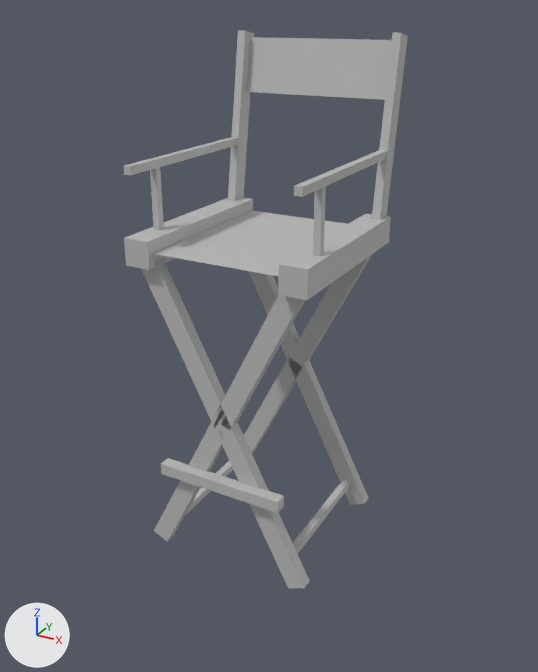
Before and after pictures for a commit that changed the FBX model Art/Export/SM/SM_DirectorChair.fbx.
Camera for both pictures: a 50 mm camera at (1.55, -2.8, 1.91) aimed at (0.0, 0.03, 0.5). Arrows for +X, +Y and +Z are at lower left; the lights stay in place. Where no turn or scale is listed for an object, it has been applied to the vertices.

Objects in the first picture: 'SM_DirectorChair'.
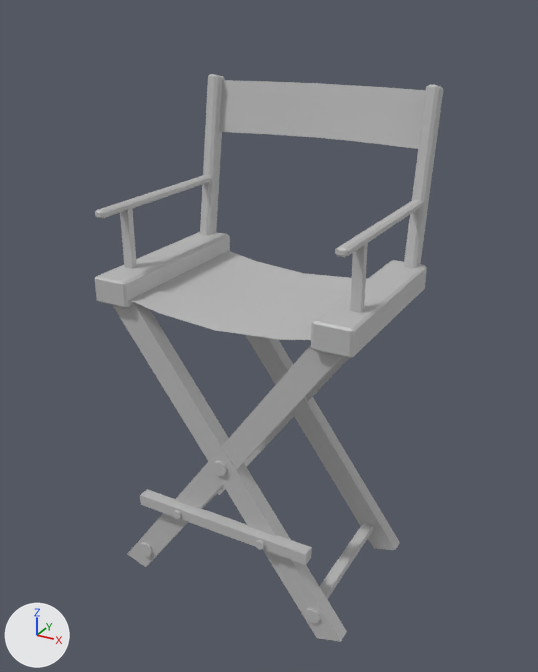
Patch to the scene script:
```diff
--- a/Art/Export/SM/SM_DirectorChair.fbx.py
+++ b/Art/Export/SM/SM_DirectorChair.fbx.py
@@ me_mesh @@
 # used by ob_sm_directorchair; location = (0.0, 0.034, 0.65)
-me_mesh.from_pydata(...)  # 128 vertices, 92 faces; spans x -0.42..0.42, y -0.5..0.5, z -1.17..1.17
+me_mesh.from_pydata(...)  # 372 vertices, 346 faces; spans x -0.62..0.62, y -0.53..0.53, z -1.18..1.18
+# me_mesh part 1: a new loose piece, a box spanning x -0.448..0.448, y -0.509..-0.454, z -0.74..-0.684, in mat_m_propsatlas (grey #bcbcbc)
+# me_mesh part 2: the loose piece of 8 vertices spanning x -0.42..0.42, y 0.27..0.33, z -1.17..0.37 is scaled about its middle by (1.45, 1, 1.02), then moved by (0.0, -0.01, 0.0)
+# me_mesh part 3: the loose piece of 8 vertices spanning x -0.42..0.42, y 0.27..0.33, z -1.17..0.37 is scaled about its middle by (1.45, 1.3, 1.02), then moved by (0.0, -0.01, 0.0)
+# me_mesh part 4: the loose piece of 8 vertices spanning x -0.42..0.42, y -0.45..-0.39, z -1.17..0.37 is scaled about its middle by (1.45, 1.26, 1.02), then moved by (0.0, -0.01, 0.0)
+# me_mesh part 5: the loose piece of 8 vertices spanning x -0.42..0.42, y -0.45..-0.39, z -1.17..0.37 is scaled about its middle by (1.45, 1, 1.02), then moved by (0.0, -0.01, 0.0)
+# me_mesh part 6: the loose piece of 8 vertices spanning x -0.33..-0.29, y -0.44..0.32, z -1.06..-1.02 is moved by (-0.14, -0.01, -0.01)
+# me_mesh part 7: the loose piece of 8 vertices spanning x 0.29..0.33, y -0.44..0.32, z -1.06..-1.02 is moved by (0.14, -0.01, -0.01)
+# me_mesh part 8: the loose piece of 8 vertices spanning x -0.4..-0.36, y -0.33..-0.3, z 0.33..0.69 is moved by (-0.17, -0.01, 0.01)
+# me_mesh part 9: the loose piece of 8 vertices spanning x 0.36..0.4, y -0.33..-0.3, z 0.33..0.69 is moved by (0.17, -0.01, 0.01)
+# me_mesh part 10: the loose piece of 4 vertices spanning x -0.41..0.41, y -0.47..0.35, z 0.34 is rebuilt with 10 vertices and now spans x -0.6..0.6, y -0.48..0.34, z 0.27..0.35
+# me_mesh part 11: the loose piece of 4 vertices spanning x -0.38..0.38, y 0.41..0.46, z 0.9..1.14 is rebuilt with 10 vertices and now spans x -0.56..0.56, y 0.4..0.53, z 0.91..1.15
+# me_mesh part 12: the loose piece of 8 vertices spanning x 0.36..0.4, y 0.27..0.5, z 0.28..1.17 is deleted
+# me_mesh part 13: the loose piece of 8 vertices spanning x -0.4..-0.36, y -0.49..0.37, z 0.66..0.69 is deleted
+# me_mesh part 14: the loose piece of 8 vertices spanning x 0.36..0.4, y -0.49..0.37, z 0.66..0.69 is deleted
+# me_mesh part 15: the loose piece of 8 vertices spanning x -0.4..-0.36, y 0.27..0.5, z 0.28..1.17 is deleted
+# me_mesh part 16: 24 vertices removed from x -0.42..0.42, y -0.5..0.37, z -0.73..0.39; 280 vertices added at x -0.62..0.62, y -0.53..0.48, z -1.09..1.18
 me_mesh.materials.append(mat_m_propsatlas)
@@ ob_sm_directorchair @@
 ob_sm_directorchair = bpy.data.objects.new('SM_DirectorChair', me_mesh)
-ob_sm_directorchair.location = (0.0, 0.034, 0.65)
+ob_sm_directorchair.location = (0.0, 0.046, 0.437)
```

Boxes (x1, y1, x2, y2) around the edits, measured in the pictures (538 x 672 px; the box of a moved part takes in the faces that stretch with it):
'SM_DirectorChair', reshaped, moved (22% wider)
    before: (123, 30, 408, 589)
    after: (95, 74, 443, 642)
part 1 of me_mesh, added
    after: (140, 489, 312, 565)
part 2 of me_mesh, moved or reshaped
    before: (244, 255, 372, 455)
    after: (218, 357, 349, 495)
part 3 of me_mesh, moved or reshaped
    before: (249, 271, 368, 505)
    after: (246, 335, 400, 550)
part 4 of me_mesh, moved or reshaped
    before: (141, 258, 310, 589)
    after: (113, 302, 347, 642)
part 5 of me_mesh, moved or reshaped
    before: (154, 295, 305, 542)
    after: (127, 345, 342, 567)
part 6 of me_mesh, moved or reshaped
    before: (186, 461, 233, 514)
    after: (202, 485, 224, 508)
part 7 of me_mesh, moved or reshaped
    before: (293, 479, 350, 554)
    after: (319, 522, 373, 599)
part 8 of me_mesh, moved or reshaped
    before: (150, 167, 164, 230)
    after: (120, 204, 137, 269)
part 9 of me_mesh, moved or reshaped
    before: (313, 186, 326, 256)
    after: (350, 237, 368, 313)
part 10 of me_mesh, rebuilt (21% wider, 36% taller)
    before: (151, 211, 347, 276)
    after: (130, 251, 368, 340)
part 11 of me_mesh, rebuilt (41% wider, 9% taller)
    before: (246, 37, 392, 100)
    after: (219, 80, 426, 149)
part 12 of me_mesh, deleted
    before: (372, 33, 408, 220)
part 13 of me_mesh, deleted
    before: (123, 137, 238, 175)
part 14 of me_mesh, deleted
    before: (294, 150, 387, 197)
part 15 of me_mesh, deleted
    before: (228, 30, 254, 201)
part 16 of me_mesh, built on
    before: (124, 198, 391, 513)
    after: (95, 74, 443, 623)
